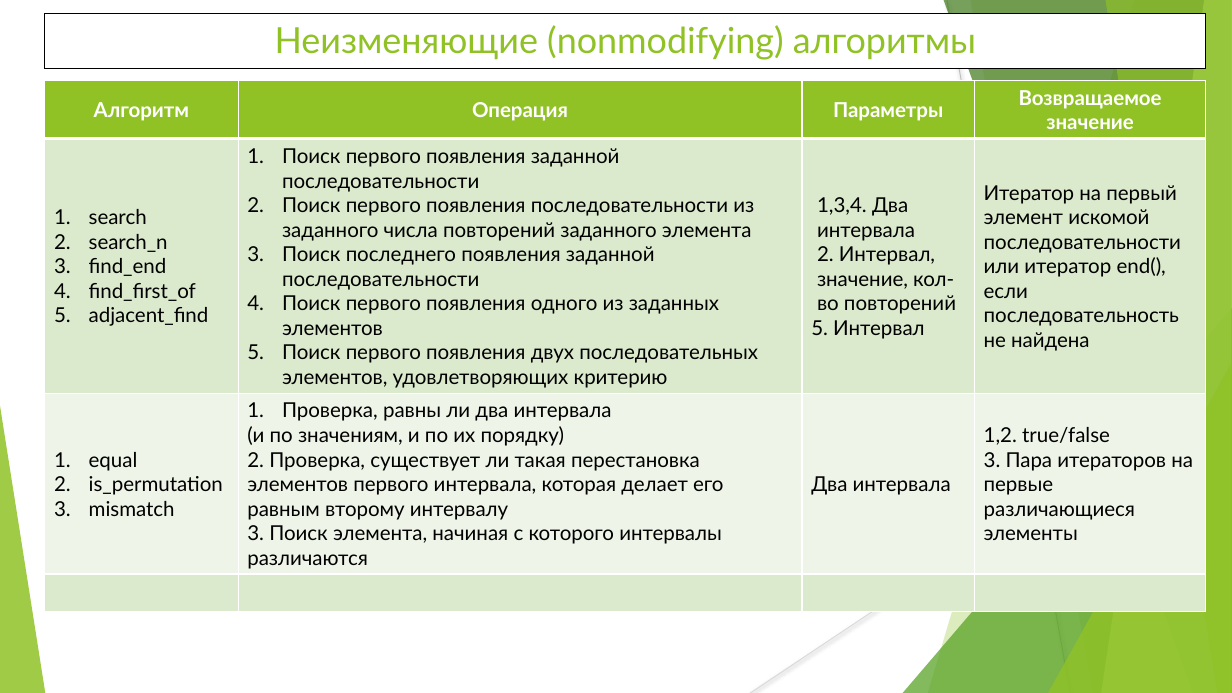
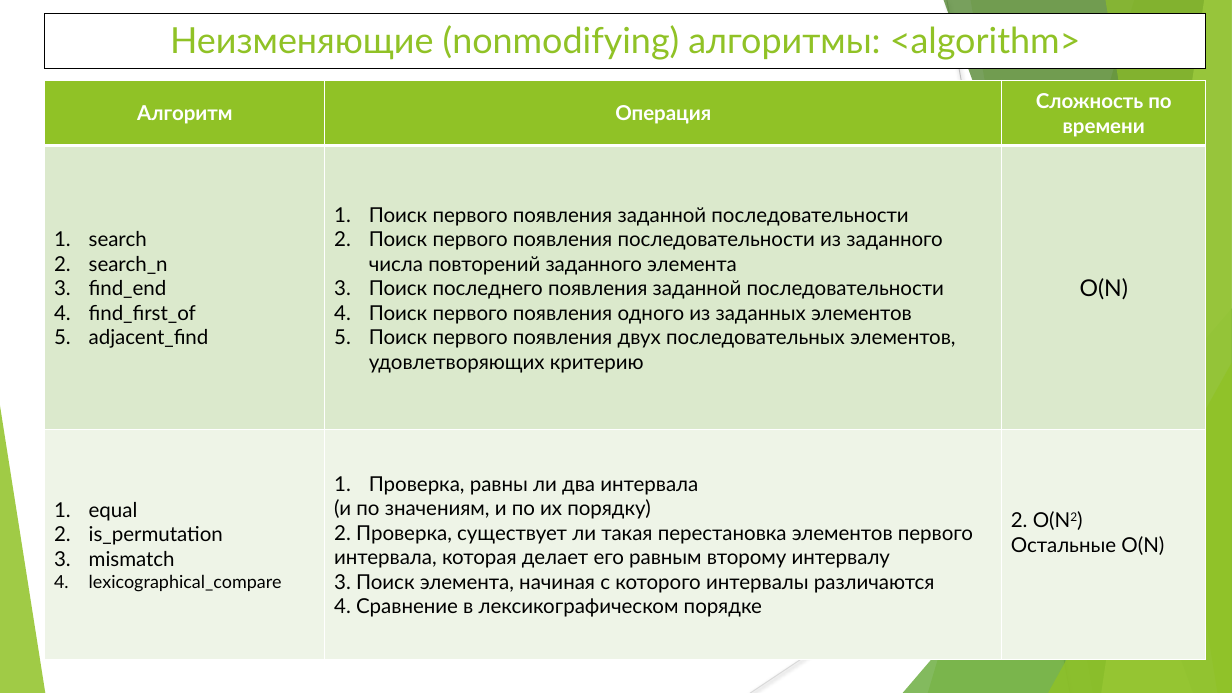
Before and after one commit to WhiteCatStudies/lectures, a slide deck: slide 10 of lecture6/lecture6.pptx. Drawn at 1232x693 pixels with LibreOffice and Linux fonts; fonts in the diff are those of the drawing. Boxes give left, top, right and bottom in pixels: in the first picture for what was removed or moved away, otherwise in the second. Text is boxed around its words. In the diff, an @@ line names an element or a change of style, - is before the commit and + after.

Commit message:
lecture6: some algorithms, shared_ptr and unique_ptr

```diff
--- a/lecture6/lecture6.pptx
+++ b/lecture6/lecture6.pptx
@@ text in rectangle at (170,25,1081,60): text changed @@
-Неизменяющие (nonmodifying) алгоритмы
+Неизменяющие (nonmodifying) алгоритмы: <algorithm>
@@ table at (44,80,1205,660) @@
-Алгоритм | Операция | Параметры | Возвращаемое значение
-search / search_n / find_end / find_first_of / adjacent_find | Поиск первого появления заданной последовательности / Поиск первого появления последовательности из заданного числа повторений заданного элемента / Поиск последнего появления заданной последовательности / Поиск первого появления одного из заданных элементов / Поиск первого появления двух последовательных элементов, удовлетворяющих критерию | 1,3,4. Два интервала / 2. Интервал, значение, кол-во повторений / 5. Интервал | Итератор на первый элемент искомой последовательности или итератор end(), если последовательность не найдена
-equal / is_permutation / mismatch | Проверка, равны ли два интервала / (и по значениям, и по их порядку) / 2. Проверка, существует ли такая перестановка элементов первого интервала, которая делает его равным второму интервалу / 3. Поиск элемента, начиная с которого интервалы различаются | Два интервала | 1,2. true/false / 3. Пара итераторов на первые различающиеся элементы
- |  |  | 
+Алгоритм | Операция | Сложность по времени
+search / search_n / find_end / find_first_of / adjacent_find | Поиск первого появления заданной последовательности / Поиск первого появления последовательности из заданного числа повторений заданного элемента / Поиск последнего появления заданной последовательности / Поиск первого появления одного из заданных элементов / Поиск первого появления двух последовательных элементов, удовлетворяющих критерию | O(N)
+equal / is_permutation / mismatch / lexicographical_compare | Проверка, равны ли два интервала / (и по значениям, и по их порядку) / 2. Проверка, существует ли такая перестановка элементов первого интервала, которая делает его равным второму интервалу / 3. Поиск элемента, начиная с которого интервалы различаются / 4. Сравнение в лексикографическом порядке | 2. O(N2) / Остальные O(N)
```
Also in this commit, not shown: 2 other slides changed, 11 slides added, 10 other files.
